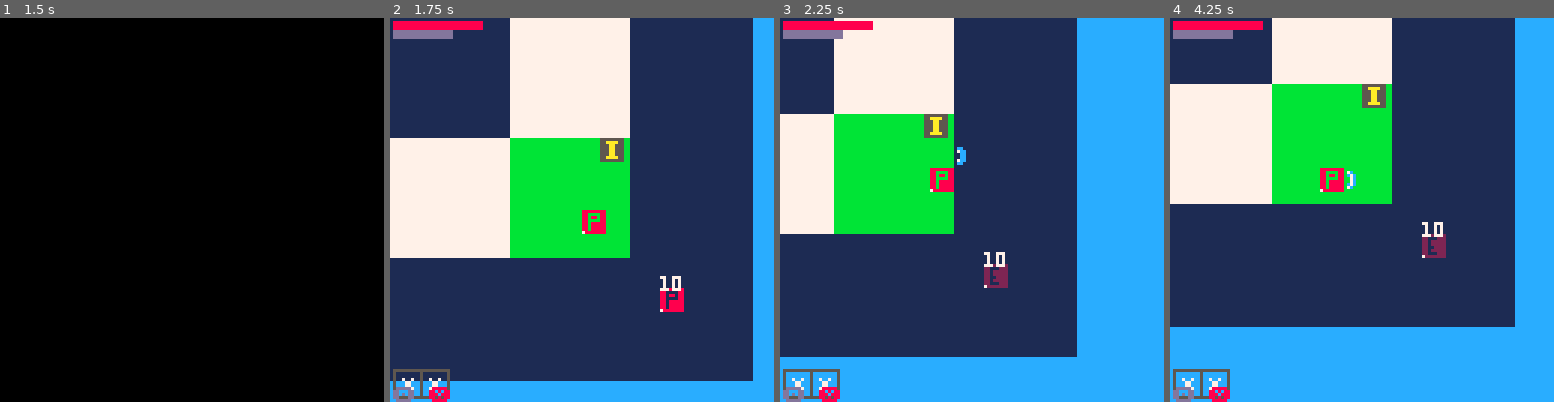
Above: before the commit, frames 1-4 (left to right).
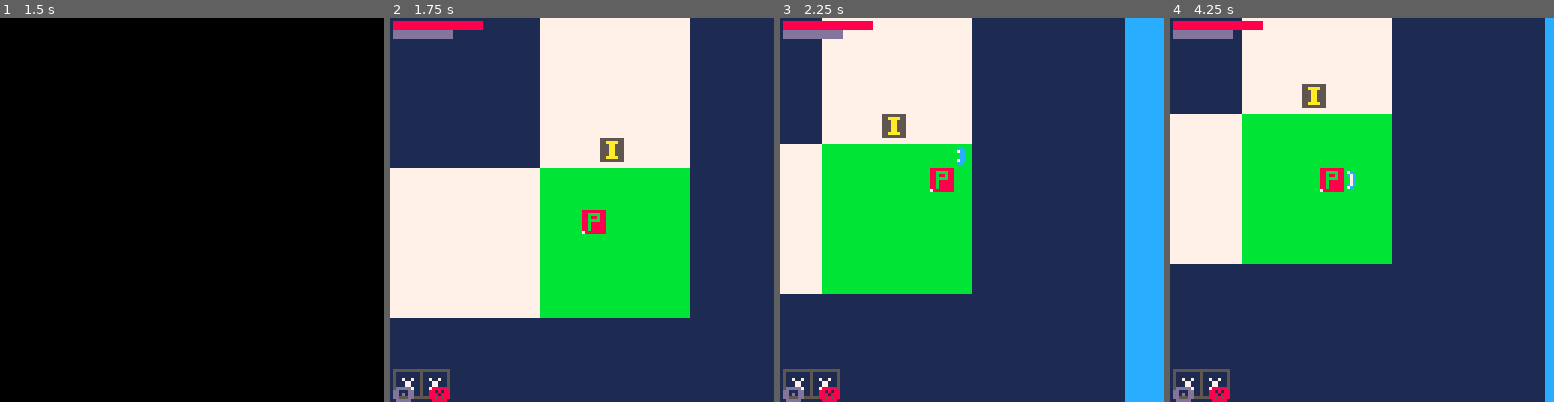
Above: after the commit, the same moments.

Repository: FrederikHR/GDB
Game: PICO-8 cartridge NewGame/main.p8
Two runs of this game, one before a commit and one after it. Both use one fixed random seed, a clock stepped at 60 frames per second and the inputs below.
Inputs:
- Up to frame 1 (1.5 s): tap X (X key) at 0.33, 1.07 s; tap O (Z key) at 0.7 s
- Up to frame 2 (1.75 s): hold Right from 1.6 s (still down); tap O (Z key) at 1.7 s
- Up to frame 3 (2.25 s): tap X (X key) at 1.85 s; release Right at 2.1 s; tap O (Z key) at 2.1 s; hold Up from 2.15 s (still down)
- Up to frame 4 (4.25 s): release Up at 2.42 s; hold Right 2.47-3.03 s; tap O (Z key) every 0.4 s from 2.5 to 4.1 s; tap X (X key) at 2.97, 4.08 s; hold Left 3.08-3.58 s; hold Down 3.63-3.97 s; hold Right from 4.02 s (still down)

Frame 1 is identical in both runs. In frame 2, 41% of the frame differs, in the area x 0-100%, y 0-100%; in frame 3, 36%; in frame 4, 41%, in the area x 0-98%, y 0-100%.

Commit message:
enemies added to level

Diff:
--- a/NewGame/scripts/entities/enemy.lua
+++ b/NewGame/scripts/entities/enemy.lua
@@ -5,8 +5,6 @@
     damaged_idle={fr=10,33,34},
     damaged_walk={fr=10,33,34,35,36}
 }
-
-enemies={}
 
 function make_enemy(x,y,lvl)
     local e={}
@@ -24,12 +22,13 @@
     e.resist="none"
     e.timer=t()
 
+    e.curr_mt=nil
     e.play="idle"
     e.anims=eanims
     e.flp=false
     e.attack=false
     e.aframe=0
-    add(enemies,e)
+    add(game_state.enemies,e)
 end
 
 function update_enemy(e)
@@ -59,6 +58,12 @@
         e.play="idle"
     end
 
+    --find_map_tile(e)
+    --player_collide_map(e,"left")
+    --player_collide_map(e,"right")
+    --layer_collide_map(e,"up")
+    --player_collide_map(e,"down")
+
     e.x += e.dx
     e.y += e.dy
 end
@@ -71,5 +76,16 @@
 end
 
 function kill_enemy(e)
-    if (e.health==0) del(enemies,e)
+    if (e.health==0) del(game_state.enemies,e)
 end
+
+function enemies_for_map(lvl)
+    for _,x in pairs(maze) do
+        for _,y in pairs(x) do
+            srand(y.x+y.y)
+            if (not y.is_wall and not y.goal) then
+                if (rnd()>0.75) make_enemy(y.ox+y.x*y.scale+rnd(y.scale-2)+2,y.oy+y.y*y.scale+rnd(y.scale-2)+2,lvl)
+            end
+        end
+    end
+end
--- a/NewGame/scripts/entities/player.lua
+++ b/NewGame/scripts/entities/player.lua
@@ -115,83 +115,58 @@
 
     --map collision
     find_map_tile(p)
-    --log(maze[p.curr_mt.x-1][p.curr_mt.y].is_wall)
     player_collide_map(p,"left")
     player_collide_map(p,"right")
     player_collide_map(p,"up")
     player_collide_map(p,"down")
-    --[[
-
-    local updown=player_collide_map(p,"updown")
-    if abs(p.dy)>0 and updown[1] then
-		if updown[2] then
-            if (p.dy<0) p.dy=0
-            p.y=p.curr_mt.y*p.curr_mt.scale*3*8+p.curr_mt.scale*8+p.curr_mt.oy
-        elseif updown[3] then
-            if (p.dy>0) p.dy=0
-            p.y=p.curr_mt.y*p.curr_mt.scale*3*8+2*p.curr_mt.scale*8+p.curr_mt.oy-p.sz*8
-        end
-        --p.y-=normdy * ((p.y+p.sz*8+1)%4)-1
-    end
-    local sides=player_collide_map(p,"sides")
-    if abs(p.dx)>0 and sides[1] then
-        if sides[4] then
-            if (p.dx<0) p.dx=0
-            p.x=p.curr_mt.x*p.curr_mt.scale*3*8+p.curr_mt.scale*8+p.curr_mt.ox
-        elseif sides[5] then
-            if (p.dx>0) p.dx=0
-            p.x=p.curr_mt.x*p.curr_mt.scale*3*8+2*p.curr_mt.scale*8+p.curr_mt.ox-p.sz*8
-        end
-    end]]--
 
     --update position
     p.x+=p.dx
     p.y+=p.dy
 end
 
-function player_collide_map(p,dir)
+function player_collide_map(en,dir)
     local scale = maze[1][1].scale
     local ox = maze[1][1].ox
     local oy = maze[1][1].oy
-    local checkx1=p.x-1<p.curr_mt.x*scale+ox
-    local checkx2=p.x+1>p.curr_mt.x*scale+scale+ox-p.sz*8
-    local checky1=p.y-1<p.curr_mt.y*scale+oy
-    local checky2=p.y+1>p.curr_mt.y*scale+scale+oy-p.sz*8
-    if dir=="left" and checkx1 and maze[p.curr_mt.x-1][p.curr_mt.y].is_wall then
-        if (p.dx<0) then
-            p.dx=0
-            p.x=p.curr_mt.x*scale+ox
-        end
-    elseif dir=="right" and checkx2 and maze[p.curr_mt.x+1][p.curr_mt.y].is_wall then
-        if (p.dx>0) then
-            p.dx=0
-            p.x=p.curr_mt.x*scale+scale+ox-p.sz*8
-        end
-    elseif dir=="up" and checky1 and maze[p.curr_mt.x][p.curr_mt.y-1].is_wall then
-        if (p.dy<0) then
-            p.dy=0
-            p.y=p.curr_mt.y*scale+oy
-        end
-    elseif dir=="down" and checky2 and maze[p.curr_mt.x][p.curr_mt.y+1].is_wall then
-        if (p.dy>0) then
-            p.dy=0
-            p.y=p.curr_mt.y*scale+scale+oy-p.sz*8
-        end
-    end
-end
-
-function find_map_tile(p)
+    local checkx1=en.x-1<en.curr_mt.x*scale+ox
+    local checkx2=en.x+1>en.curr_mt.x*scale+scale+ox-en.sz*8
+    local checky1=en.y-1<en.curr_mt.y*scale+oy
+    local checky2=en.y+1>en.curr_mt.y*scale+scale+oy-en.sz*8
+    if dir=="left" and checkx1 and maze[en.curr_mt.x-1][en.curr_mt.y].is_wall then
+        if (en.dx<0) then
+            en.dx=0
+            en.x=en.curr_mt.x*scale+ox
+        end
+    elseif dir=="right" and checkx2 and maze[en.curr_mt.x+1][en.curr_mt.y].is_wall then
+        if (en.dx>0) then
+            en.dx=0
+            en.x=en.curr_mt.x*scale+scale+ox-en.sz*8
+        end
+    elseif dir=="up" and checky1 and maze[en.curr_mt.x][en.curr_mt.y-1].is_wall then
+        if (en.dy<0) then
+            en.dy=0
+            en.y=en.curr_mt.y*scale+oy
+        end
+    elseif dir=="down" and checky2 and maze[en.curr_mt.x][en.curr_mt.y+1].is_wall then
+        if (en.dy>0) then
+            en.dy=0
+            en.y=en.curr_mt.y*scale+scale+oy-en.sz*8
+        end
+    end
+end
+
+function find_map_tile(en)
     local scale = maze[1][1].scale
     local ox = maze[1][1].ox
     local oy = maze[1][1].oy
-    if p.curr_mt != nil then
-        log("curr_mt: "..p.curr_mt.x*scale+ox.." "..p.x.." "..p.curr_mt.x*scale+scale+ox.." : "..p.curr_mt.y*scale+oy.." "..p.y.." "..p.curr_mt.y*scale+scale+oy)
-        if (p.curr_mt.x*scale+ox <= p.x and p.x+p.sz*8 < p.curr_mt.x*scale+scale+ox and p.curr_mt.y*scale+oy <= p.y and p.y+p.sz*8 < p.curr_mt.y*scale+scale+oy) return
+    if en.curr_mt != nil then
+        if (en.curr_mt.x*scale+ox < en.x and en.x+en.sz*8 < en.curr_mt.x*scale+scale+ox and en.curr_mt.y*scale+oy < en.y and en.y+en.sz*8 < en.curr_mt.y*scale+scale+oy) return
     end
     for _,x in pairs(maze) do
         for _,y in pairs(x) do
-            if y.x*scale+ox <= p.x and p.x+p.sz*8 < y.x*scale+scale+ox and y.y*scale+oy <= p.y and p.y+p.sz*8 < y.y*scale+scale+oy then
-                p.curr_mt=y
+            if y.x*scale+ox < en.x+1 and en.x+en.sz*8-1 < y.x*scale+scale+ox and y.y*scale+oy < en.y+1 and en.y+en.sz*8-1 < y.y*scale+scale+oy then
+                en.curr_mt=y
                 return
             end
         end
@@ -242,7 +217,7 @@
 
 function atk_collide()
     --TODO: make hit moment dependent on item
-    for _,e in pairs(enemies) do
+    for _,e in pairs(game_state.enemies) do
         if patk1.aframe==patk1.max_aframe\2 then
             if (collide_atk(patk1,e) and patk1.spr != -1) damage_enemy(e,equipment[1],1)
         elseif patk2.aframe==patk2.max_aframe\2 then
--- a/NewGame/scripts/levelgen/init.lua
+++ b/NewGame/scripts/levelgen/init.lua
@@ -7,7 +7,7 @@
     --prl = perlin()
     --prl:init()
     --prl:getmapdata(0,150,0,150)
-    maze = init_maze(maze_size,maze_size,40,-280,-280)
+    maze = init_maze(maze_size,maze_size,50,-350,-350)
     backtrack(maze,maze_size,maze_size)
 end
 
--- a/NewGame/scripts/scenes/game.lua
+++ b/NewGame/scripts/scenes/game.lua
@@ -1,6 +1,7 @@
 game_state={
     level=1,
-    map_drawn=false
+    map_drawn=false,
+    enemies={}
 }
 sprites={level_1=52, cloud=39}
 function game_init()
@@ -11,7 +12,7 @@
     background_spr=50
     level_1_sx, level_1_sy = get_sspr_x_y(sprites["level_1"])
 
-    init_level(0)
+    init_level(1)
 
 end
 
@@ -41,7 +42,8 @@
     --map(0,0)
     draw_items_on_map()
     draw_player()
-    for _,e in pairs(enemies) do
+    log(#game_state.enemies)
+    for _,e in pairs(game_state.enemies) do
         draw_enemy(e)
     end
     fancy_draw_attack(patk1)
@@ -55,9 +57,8 @@
 function game_update()
     update_player()
     scroll_camera(p,true)
-    for _,e in pairs(enemies) do
+    for _,e in pairs(game_state.enemies) do
         update_enemy(e)
-        kill_enemy(e)
         kill_enemy(e)
     end
 end
@@ -97,7 +98,7 @@
     _update=game_update
     _draw=game_draw
     current_items={}
-    enemies={}
+    game_state.enemies={}
     bullets={}
 
     init_levelgen()
@@ -109,7 +110,8 @@
     p.y=64
 
     --make enemies
-    make_enemy(90,90,1)
+    enemies_for_map(l)
+    --make_enemy(90,90,1)
 
     spawn_item(70,40)
 end
